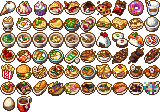
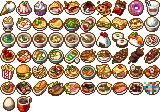
Two versions of the same layered image (160px x 112px). Layer-by-layer changes:
painted on "Opaque" over bbox(23, 103, 28, 111)
